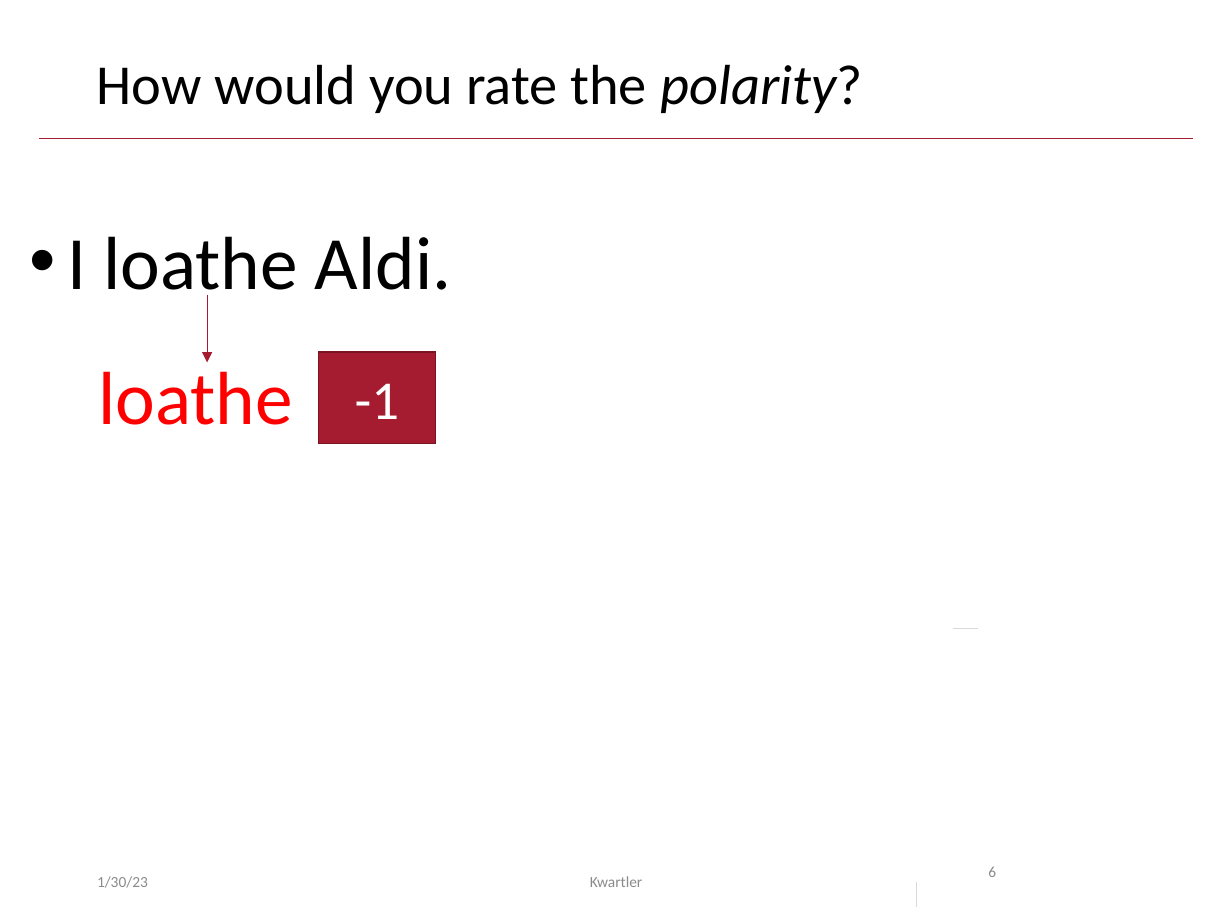
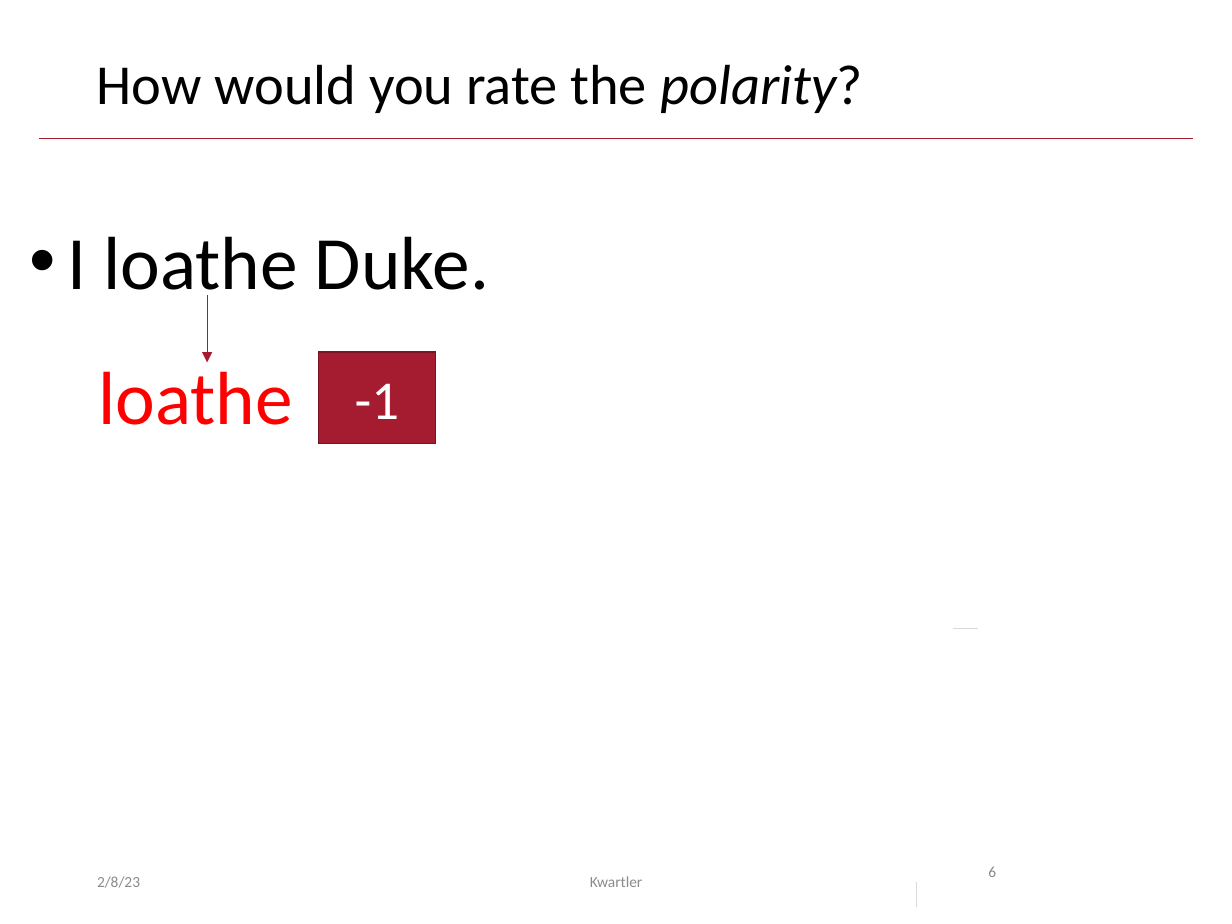
Before and after one commit to kwartler/Odum_Feb_23, a slide deck: slide 6 of lessons/Feb10/Class3A_polarity.pptx. Drawn at 1232x924 pixels with LibreOffice and Linux fonts; fonts in the diff are those of the drawing. Boxes give left, top, right and bottom in pixels: in the first picture for what was removed or moved away, otherwise in the second. Text is boxed around its words. In the diff, an @@ line names an element or a change of style, - is before the commit and + after.

```diff
--- a/lessons/Feb10/Class3A_polarity.pptx
+++ b/lessons/Feb10/Class3A_polarity.pptx
@@ text at <box>68,236,489,307</box>: text changed @@
-• I loathe Aldi.
+• I loathe Duke.
@@ text at <box>97,876,140,888</box>: text changed @@
-1/30/23
+2/8/23
```
Also in this commit, not shown: 13 other slides changed, 14 other files.
